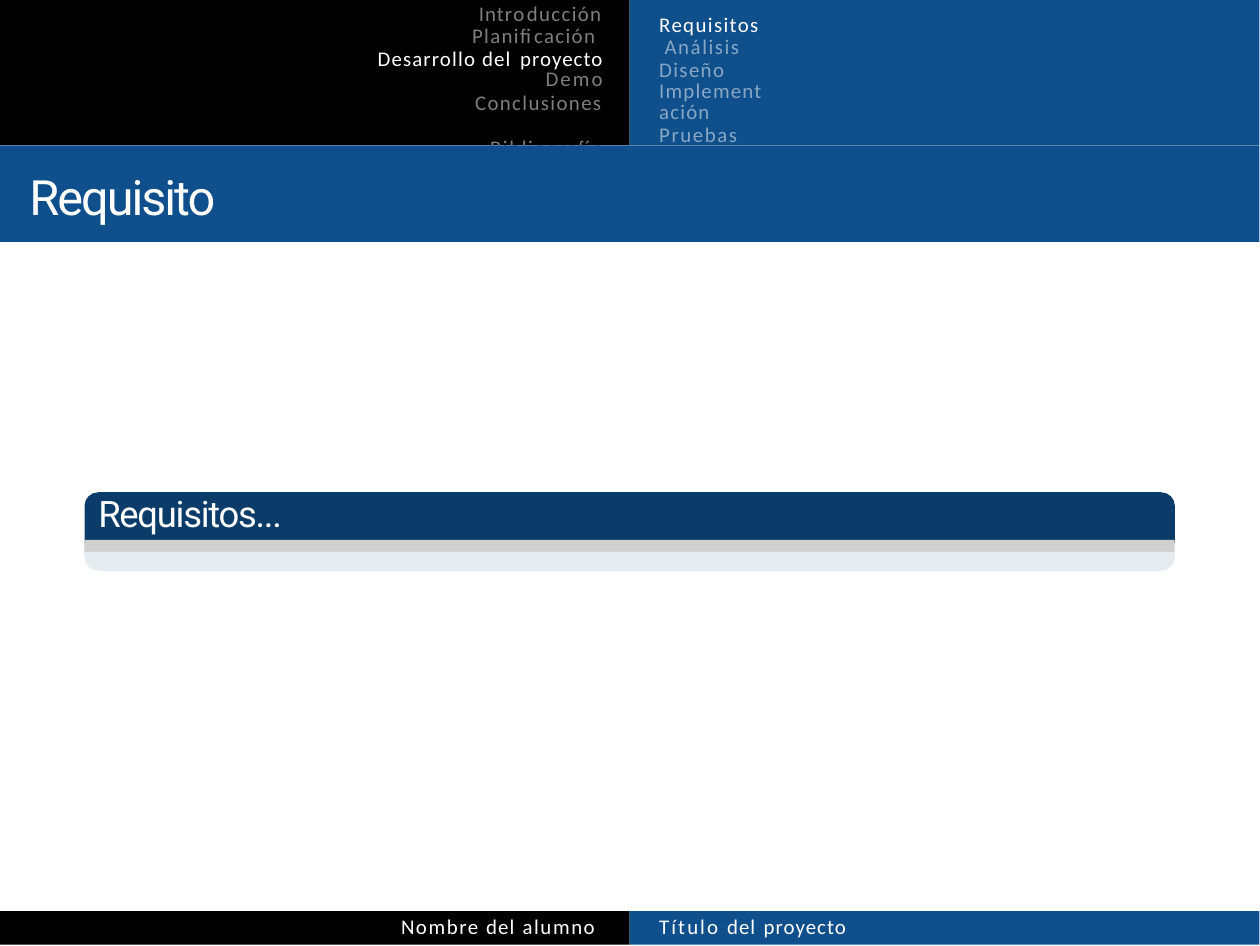
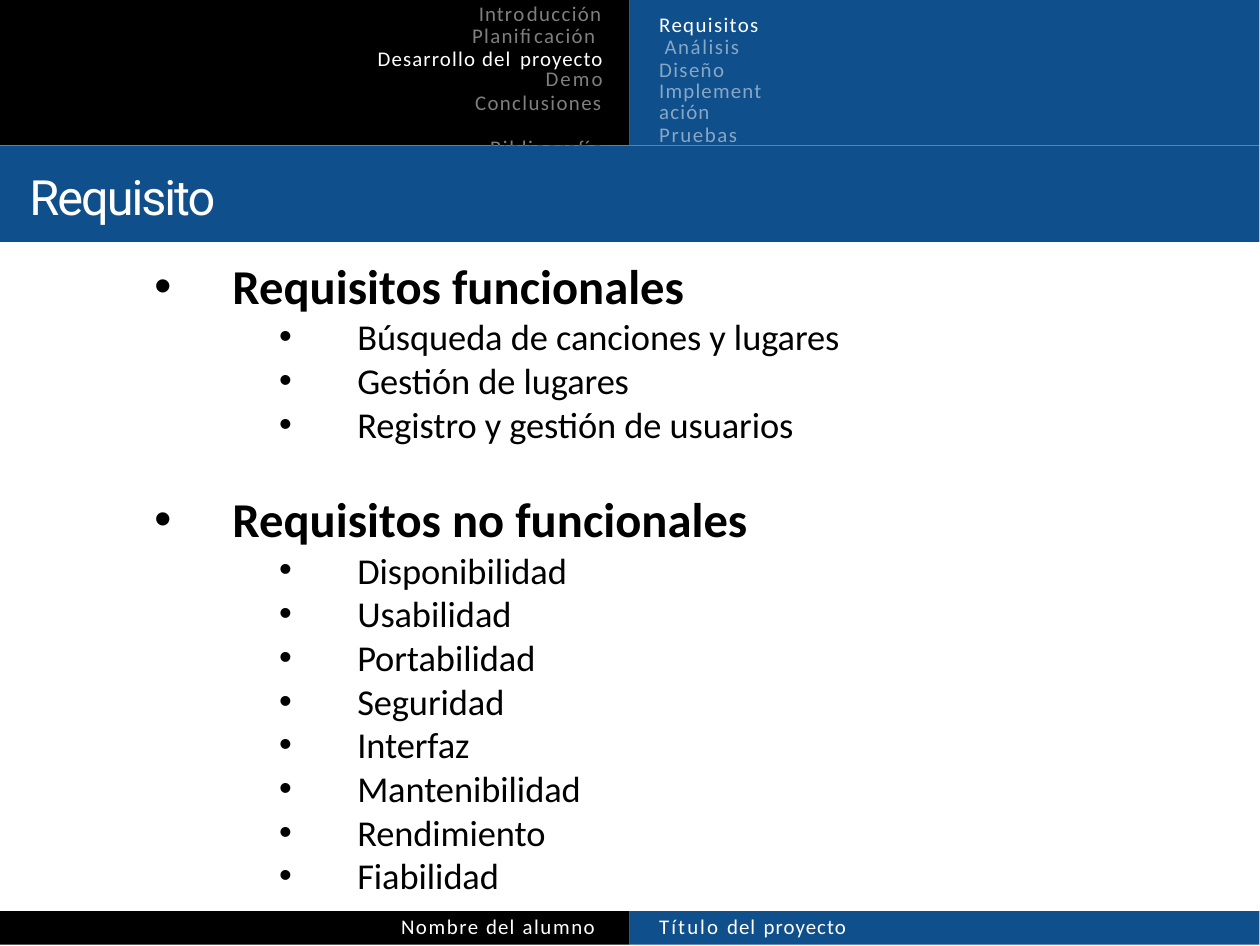
Before and after one commit to kodorniz/jUCAbox_PFC, a slide deck: slide 13 of doc/plantilla-presentacion.pptx. Drawn at 1260x946 pixels with LibreOffice and Linux fonts; fonts in the diff are those of the drawing; grey boxes stand for pictures. Boxes give left, top, right and bottom in pixels: in the first picture for what was removed or moved away, otherwise in the second. Text is boxed around its words. In the diff, an @@ line names an element or a change of style, - is before the commit and + after.

```diff
--- a/doc/plantilla-presentacion.pptx
+++ b/doc/plantilla-presentacion.pptx
@@ text added at box(232, 270, 839, 890), 10.5 pt, text #000000 @@
+• Requisitos funcionales
+  • Búsqueda de canciones y lugares
+  • Gestión de lugares
+  • Registro y gestión de usuarios
+• Requisitos no funcionales
+  • Disponibilidad
+  • Usabilidad
+  • Portabilidad
+  • Seguridad
+  • Interfaz
+  • Mantenibilidad
+  • Rendimiento
+  • Fiabilidad
@@ freeform shape removed at box(85, 492, 1175, 542) @@
@@ text removed at box(98, 500, 282, 535) @@
-Requisitos...
@@ picture removed at box(85, 540, 1175, 555) @@
@@ freeform shape removed at box(85, 552, 1175, 572) @@
```
Also in this commit, not shown: 10 other slides changed, 4 slides added, 1 other file.
